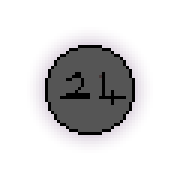
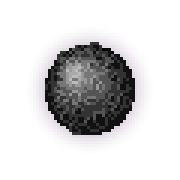
Layered file, before and after one edit (180×180). Changes by layer:
painted on "Layer" over <box>45,42,135,135</box>
